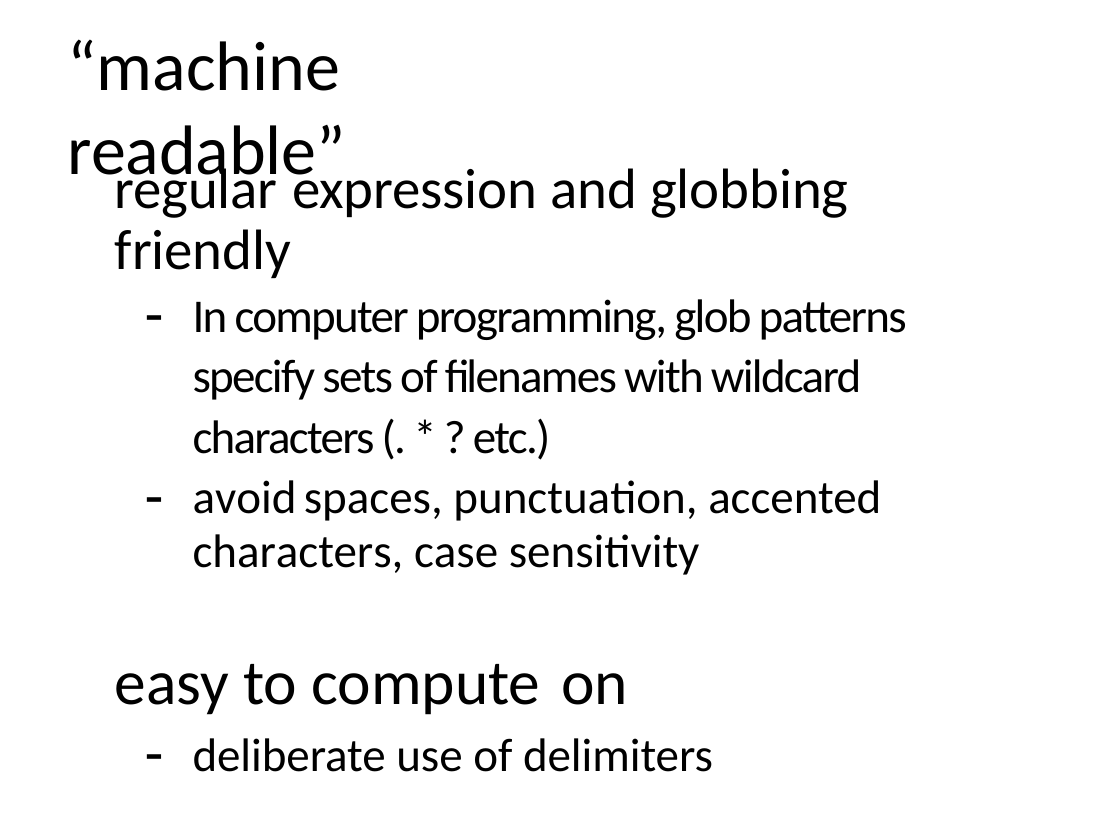
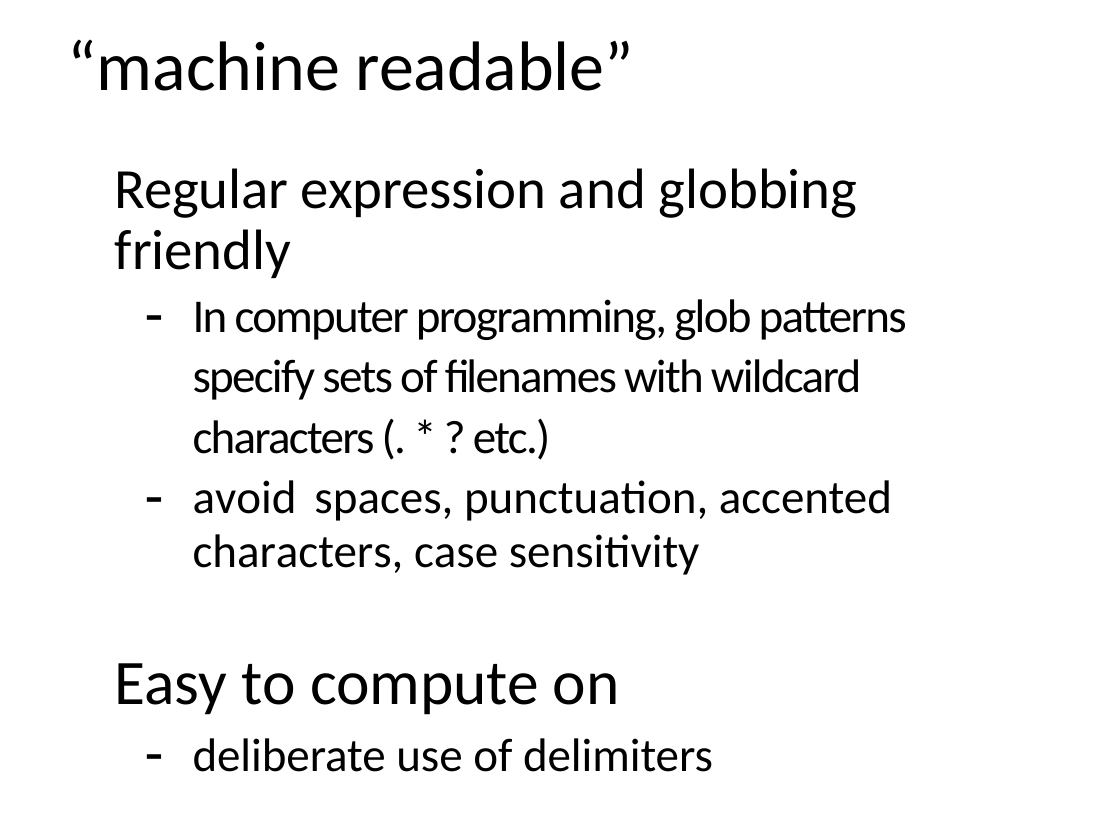
Before and after one commit to cmgienger/rmd_best_practices, a slide deck: slide 6 of documents/0-best-practices.pptx. Drawn at 1120x840 pixels with LibreOffice and Linux fonts; fonts in the diff are those of the drawing. Boxes give left, top, right and bottom in pixels: in the first picture for what was removed or moved away, otherwise in the second. Text is boxed around its words. In the diff, an @@ line names an element or a change of style, - is before the commit and + after.

Commit message:
fixed powerpoint

```diff
--- a/documents/0-best-practices.pptx
+++ b/documents/0-best-practices.pptx
@@ title "“machine readable”" rewrapped from [68, 39, 346, 191] to [68, 39, 634, 91] @@
@@ text at [115, 168, 858, 279]: text changed @@
-regular expression and globbing friendly
+Regular expression and globbing friendly
@@ text at [115, 663, 620, 715]: text changed @@
-easy to compute on
+Easy to compute on
```
Also in this commit, not shown: 26 other slides changed, 2 other files.
